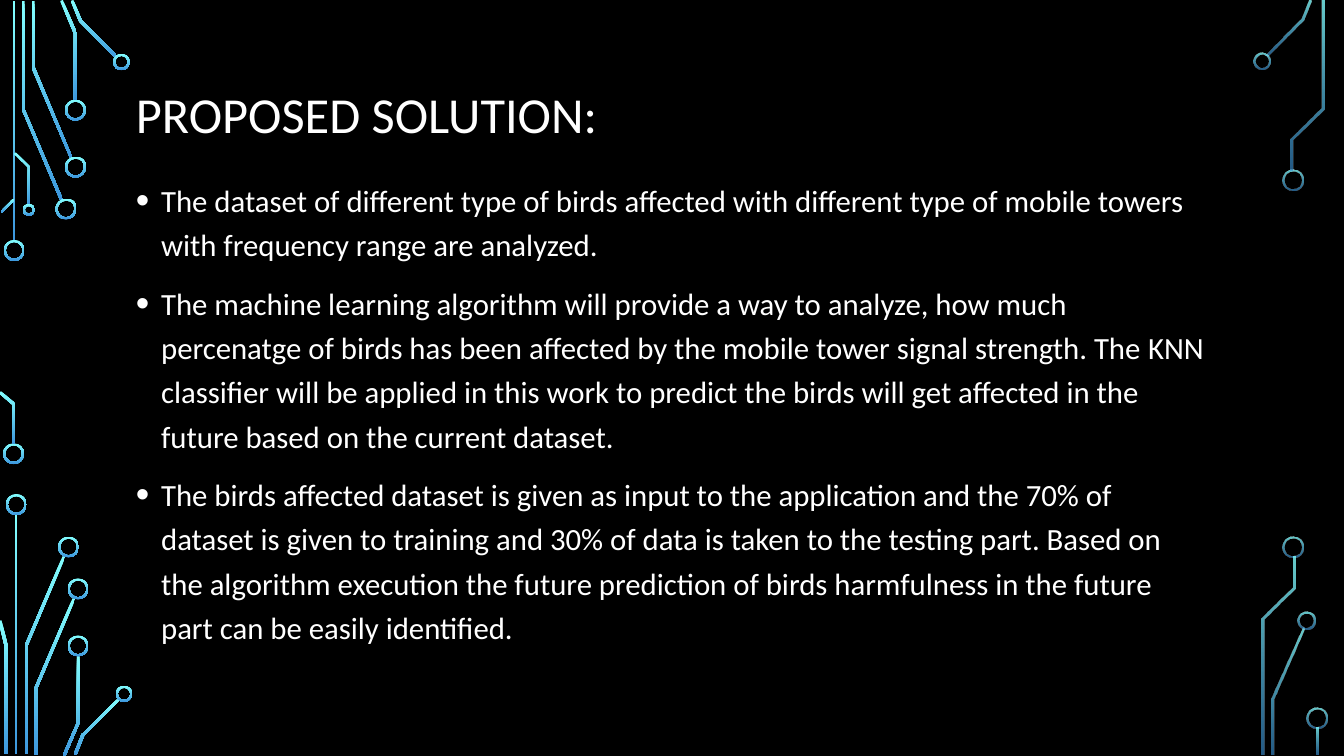
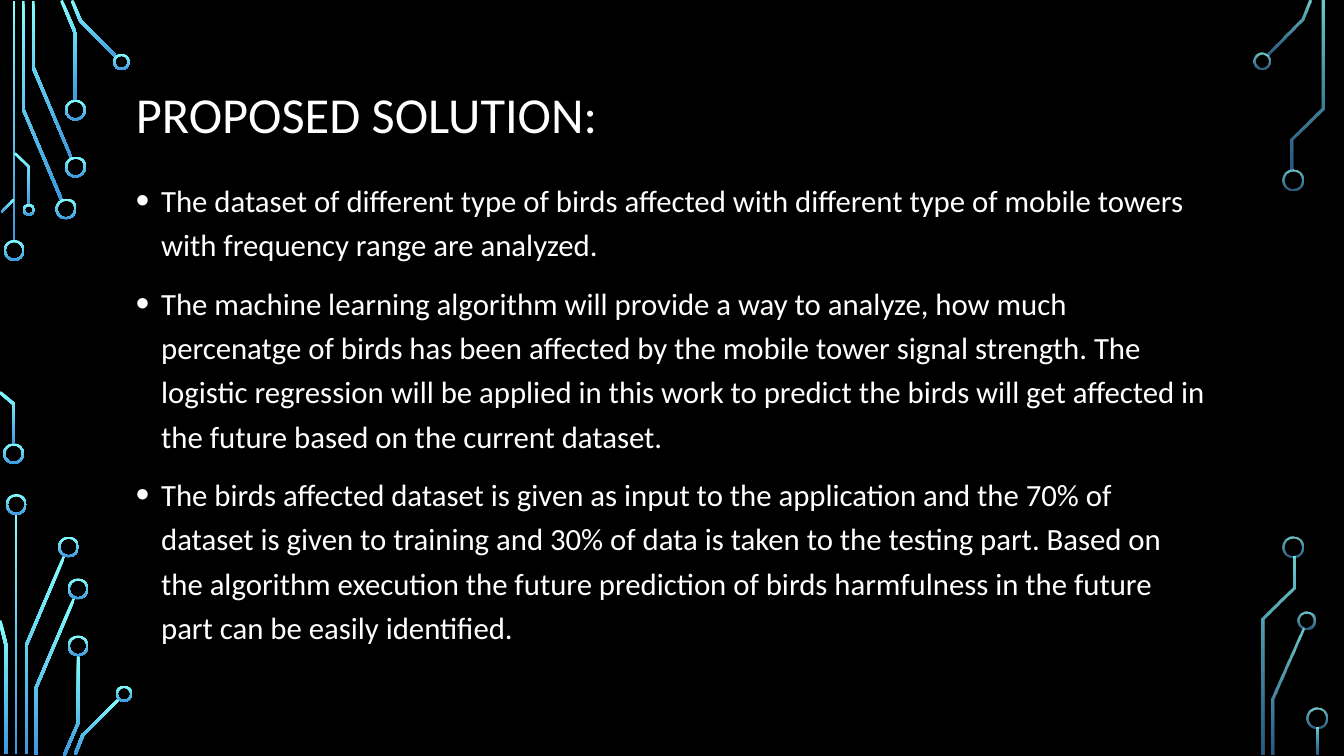
Before and after one commit to BukkaNikitha/Impact-of-Mobile-Towers-on-Birds, a slide deck: slide 8 of Final PPT.pptx. Drawn at 1344x756 pixels with LibreOffice and Linux fonts; fonts in the diff are those of the drawing; background and template pictures are left out. Boxes give left, top, right and bottom in pixels: in the first picture for what was removed or moved away, otherwise in the second. Text is boxed around its words. In the diff, an @@ line names an element or a change of style, - is before the commit and + after.

```diff
--- a/Final PPT.pptx
+++ b/Final PPT.pptx
@@ text at (x1=161, y1=293, x2=1204, y2=449): text changed @@
-• The machine learning algorithm will provide a way to analyze, how much percenatge of birds has been affected by the mobile tower signal strength. The KNN classifier will be applied in this work to predict the birds will get affected in the future based on the current dataset.
+• The machine learning algorithm will provide a way to analyze, how much percenatge of birds has been affected by the mobile tower signal strength. The logistic regression will be applied in this work to predict the birds will get affected in the future based on the current dataset.
```
Also in this commit, not shown: 3 other slides changed, 2 slides added.
